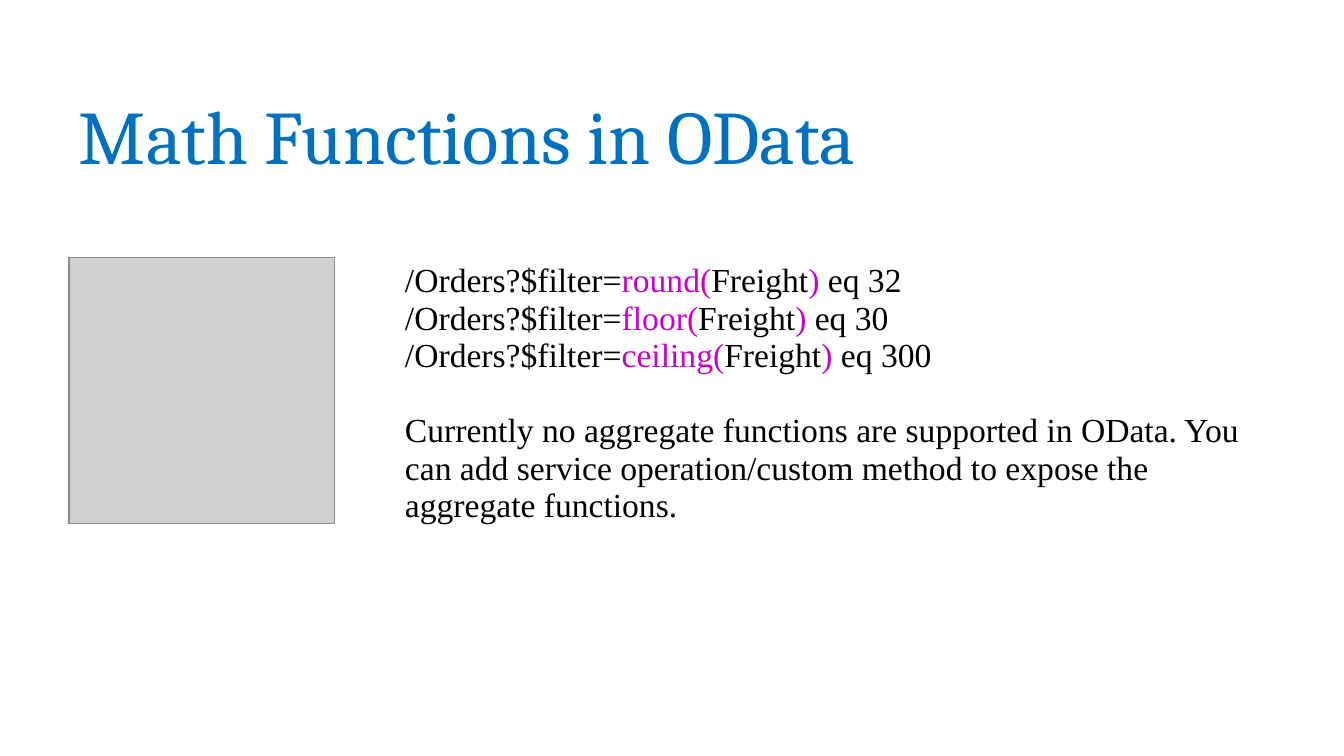
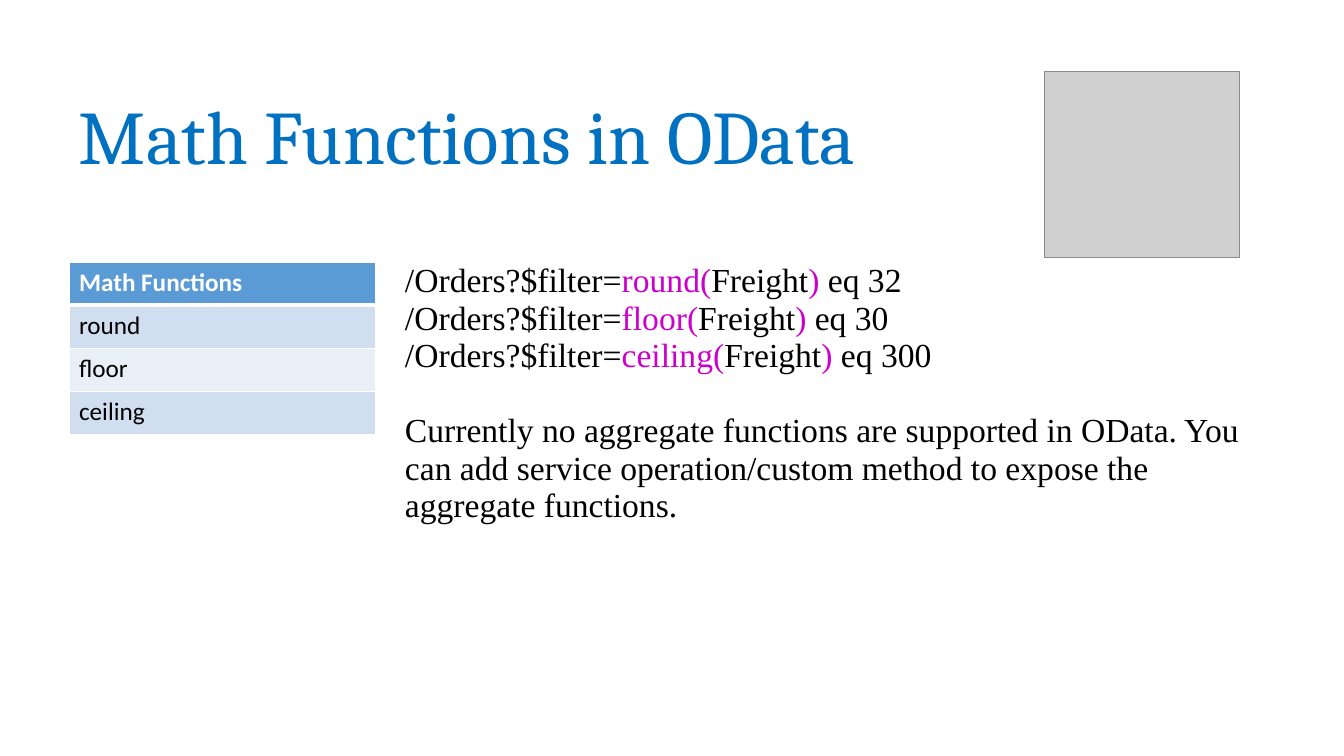
Before and after one commit to rakesh-nayak/odata, a slide deck: slide 16 of OData.pptx. Drawn at 1344x756 pixels with LibreOffice and Linux fonts; fonts in the diff are those of the drawing; grey boxes stand for pictures. Boxes give left, top, right and bottom in pixels: in the first picture for what was removed or moved away, otherwise in the second. Text is boxed around its words. In the diff, an @@ line names an element or a change of style, - is before the commit and + after.

```diff
--- a/OData.pptx
+++ b/OData.pptx
@@ picture added at bbox=[1045, 72, 1240, 257] @@
@@ picture removed at bbox=[69, 258, 335, 524] @@
@@ table added at bbox=[69, 262, 376, 435], 4 rows, 1 columns @@
+Math Functions
+round
+floor
+ceiling
```
Also in this commit, not shown: 18 other slides changed.
